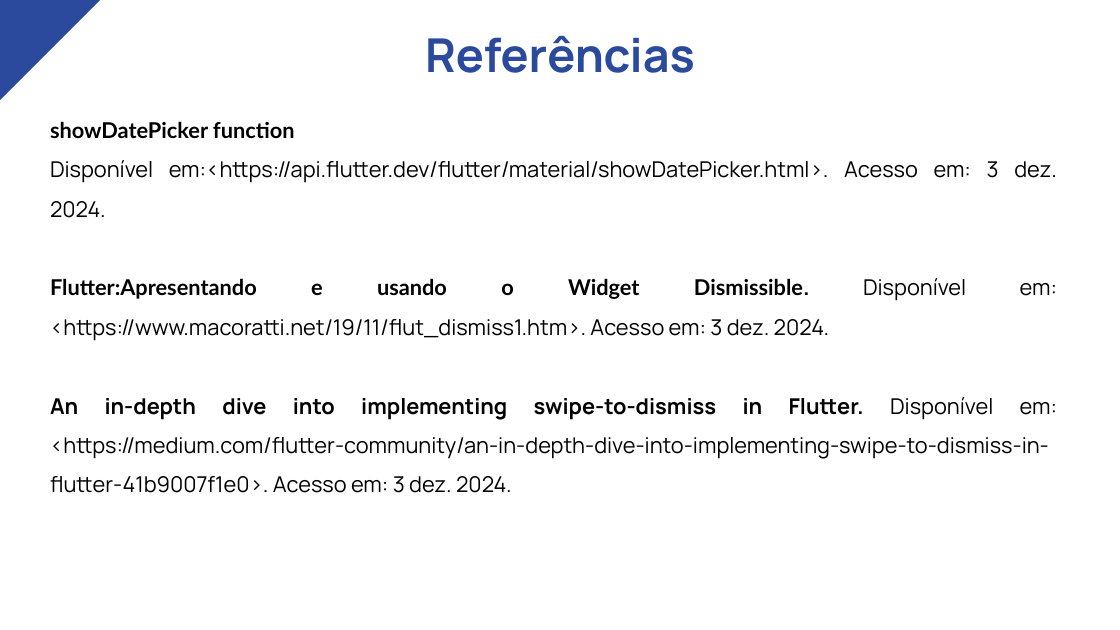
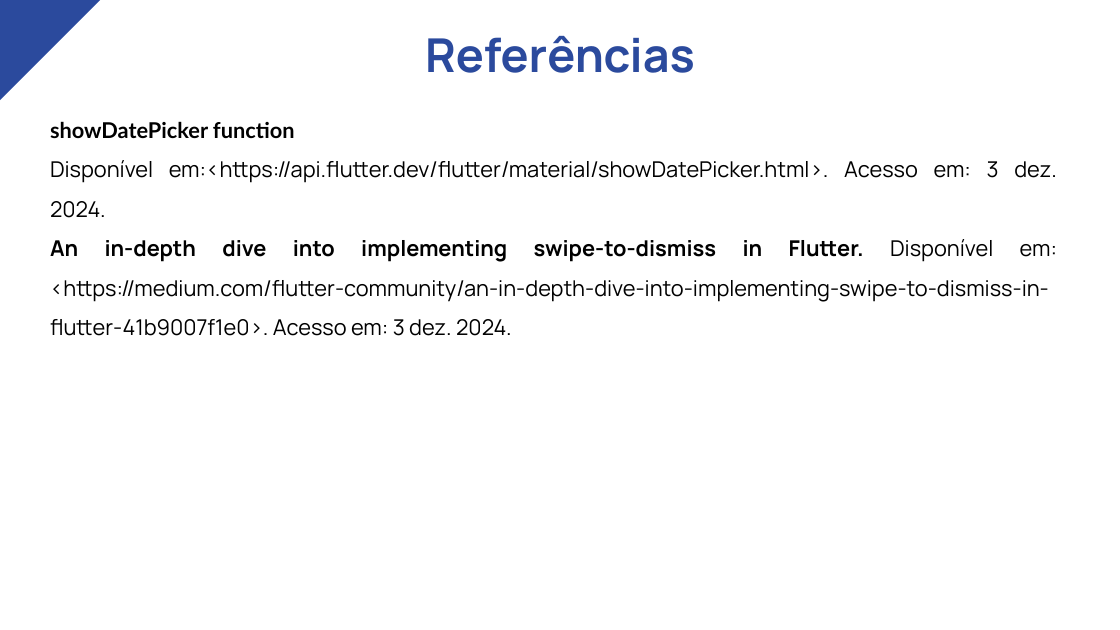
Before and after one commit to nataliascosta/Flutter, a slide deck: slide 14 of Módulo 10 - Componentes de formulários/Módulo X - Componentes de Formulários.pptx. Drawn at 1120x630 pixels with LibreOffice and Linux fonts; fonts in the diff are those of the drawing. Boxes give left, top, right and bottom in pixels: in the first picture for what was removed or moved away, otherwise in the second. Text is boxed around its words. In the diff, an @@ line names an element or a change of style, - is before the commit and + after.

Commit message:
correcao nas referencias.

```diff
--- a/Módulo 10 - Componentes de formulários/Módulo X - Componentes de Formulários.pptx
+++ b/Módulo 10 - Componentes de formulários/Módulo X - Componentes de Formulários.pptx
@@ text at (x1=50, y1=278, x2=1057, y2=341): paragraph removed @@
-Flutter:Apresentando e usando o Widget Dismissible. Disponível em: <https://www.macoratti.net/19/11/flut_dismiss1.htm>. Acesso em: 3 dez. 2024.
```
